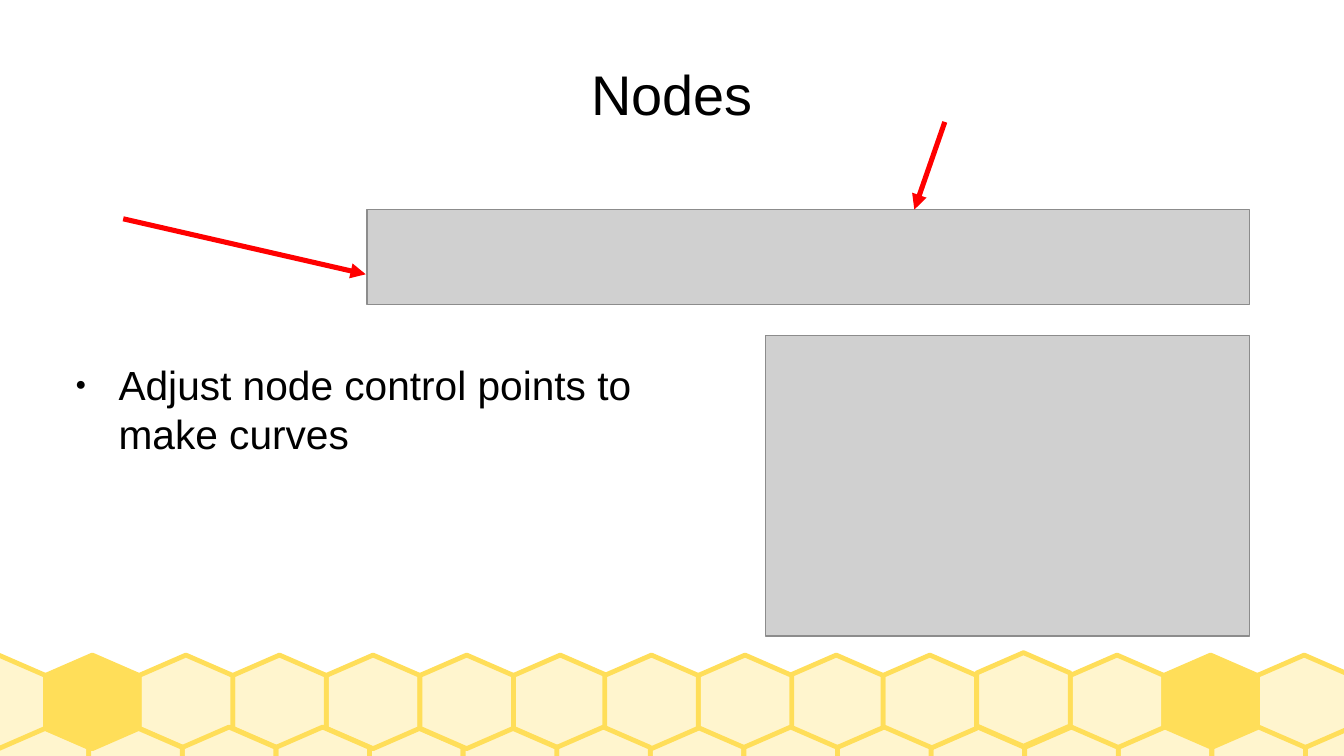
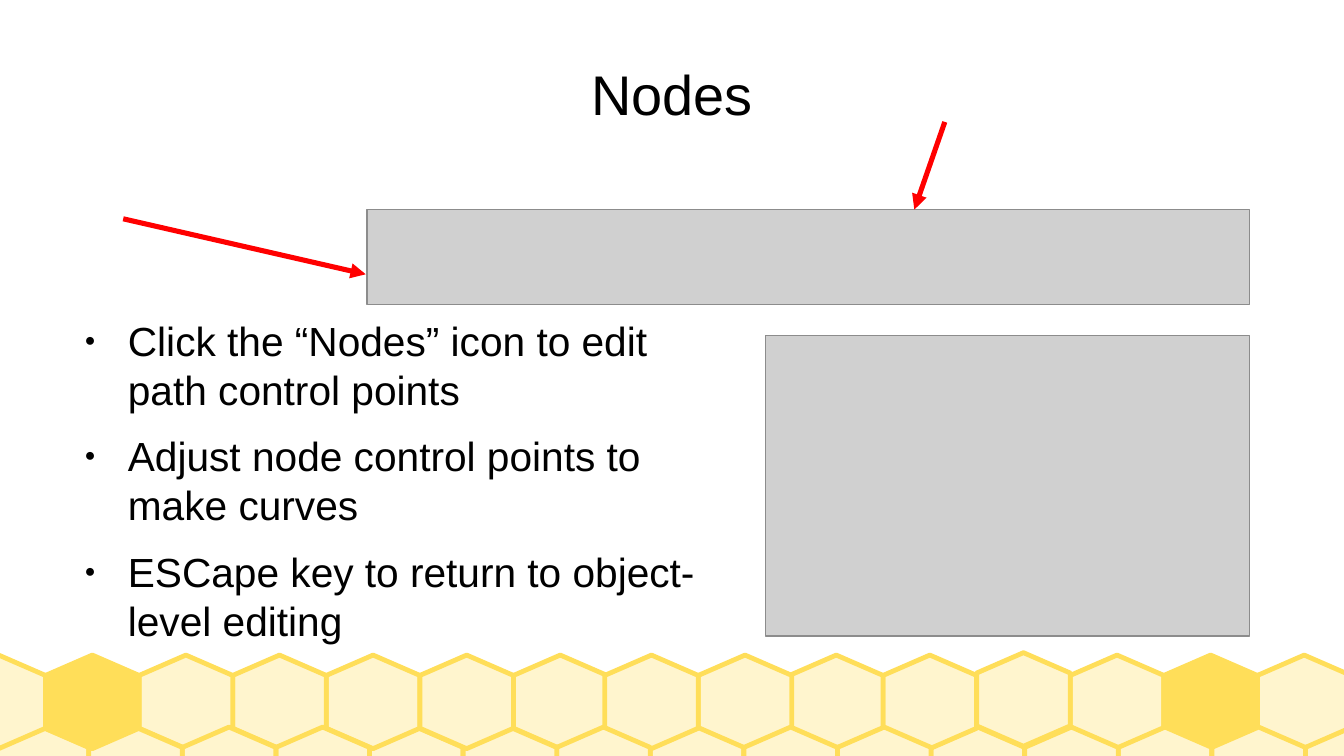
Before and after one commit to jarney/SparkStudioSalem-IndustrialLaserCutters, a slide deck: slide 15 of Training-GeneralPublic.odp. Drawn at 1344x756 pixels with LibreOffice and Linux fonts; fonts in the diff are those of the drawing; grey boxes stand for pictures. Boxes give left, top, right and bottom in pixels: in the first picture for what was removed or moved away, otherwise in the second. Text is boxed around its words. In the diff, an @@ line names an element or a change of style, - is before the commit and + after.

```diff
--- a/Training-GeneralPublic.odp
+++ b/Training-GeneralPublic.odp
@@ text "Click the “Nodes” icon to ...": place and size @@
-text "Click the “Nodes” icon to ..." at box(119, 370, 631, 450)
+text "Click the “Nodes” icon to ..." at box(128, 326, 695, 643)
@@ text at box(128, 326, 647, 412): paragraph added @@
+● Click the “Nodes” icon to edit path control points
@@ text at box(128, 557, 695, 643): paragraph added @@
+● ESCape key to return to object-level editing
```
Also in this commit, not shown: 12 other slides changed, 6 slides added, 1 slide removed, 3 other files.
